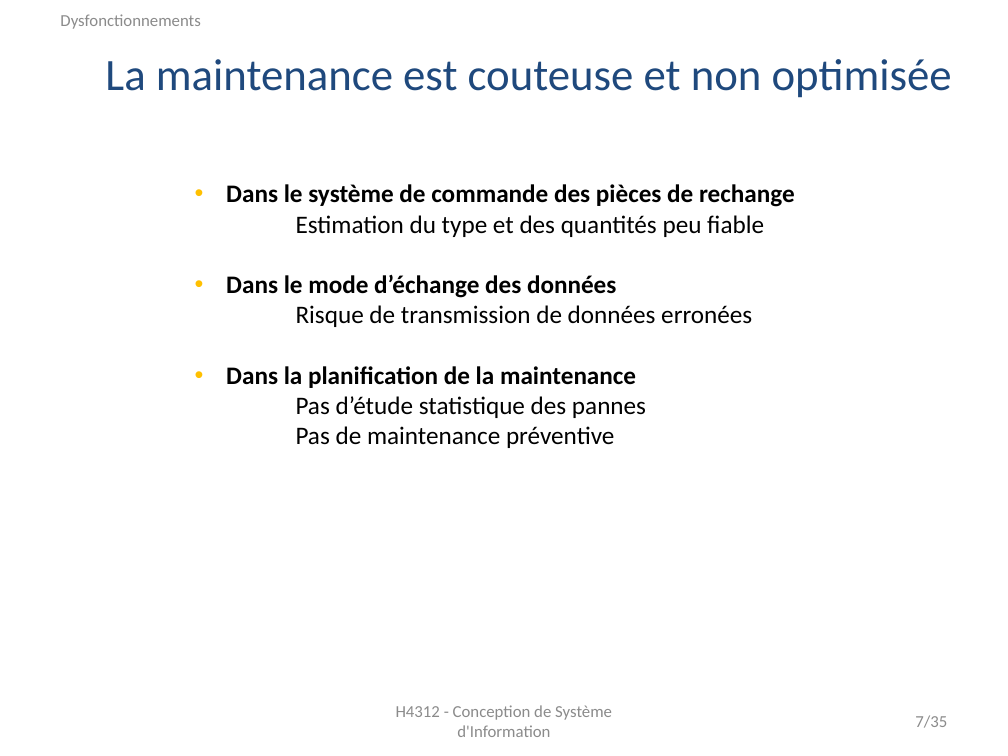
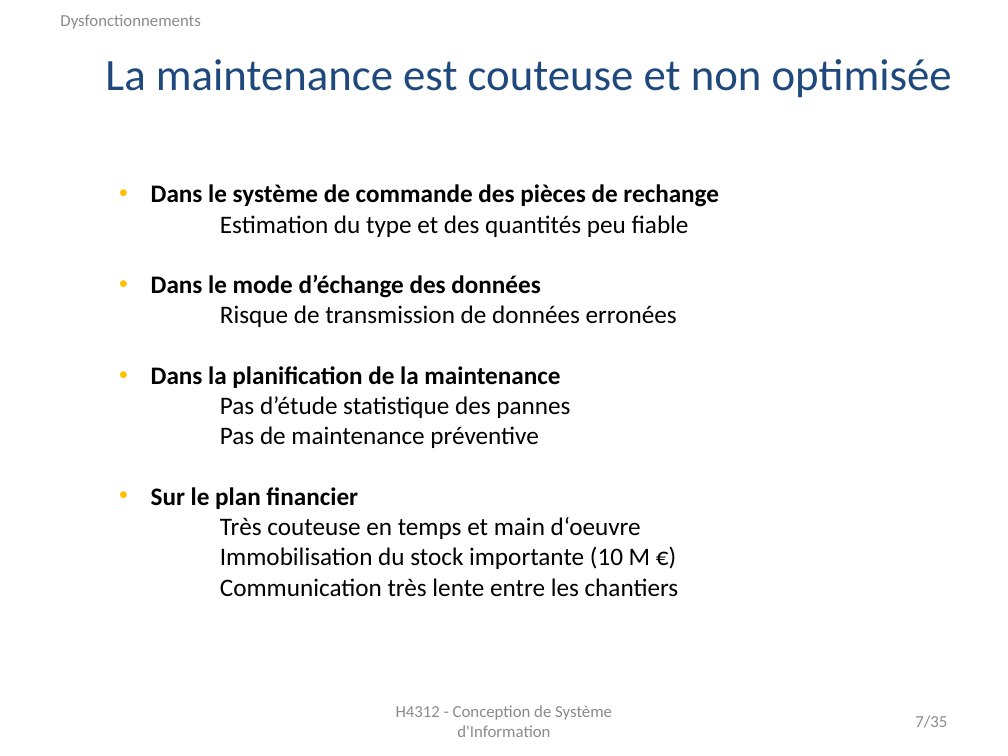
Before and after one commit to monicaGolumbeanu/GSTP, a slide deck: slide 7 of rapports/presentation/presentationFinale.pptx. Drawn at 1008x756 pixels with LibreOffice and Linux fonts; fonts in the diff are those of the drawing. Boxes give left, top, right and bottom in pixels: in the first picture for what was removed or moved away, otherwise in the second. Text is boxed around its words. In the diff, an @@ line names an element or a change of style, - is before the commit and + after.

```diff
--- a/rapports/presentation/presentationFinale.pptx
+++ b/rapports/presentation/presentationFinale.pptx
@@ text "Dans le système de commande ...": place and size @@
-text "Dans le système de commande ..." at bbox=[226, 184, 795, 448]
+text "Dans le système de commande ..." at bbox=[151, 184, 719, 597]
@@ text at bbox=[151, 487, 679, 597]: paragraphs added @@
+• Sur le plan financier
+Très couteuse en temps et main d‘oeuvre
+Immobilisation du stock importante (10 M €)
+Communication très lente entre les chantiers
```
Also in this commit, not shown: 1 other slide changed, 1 other file.
